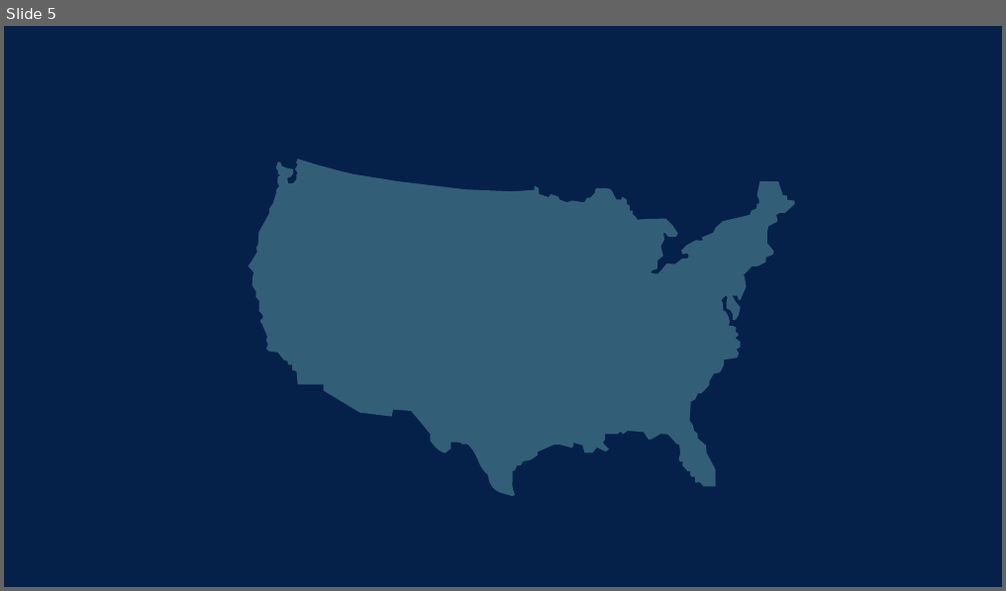
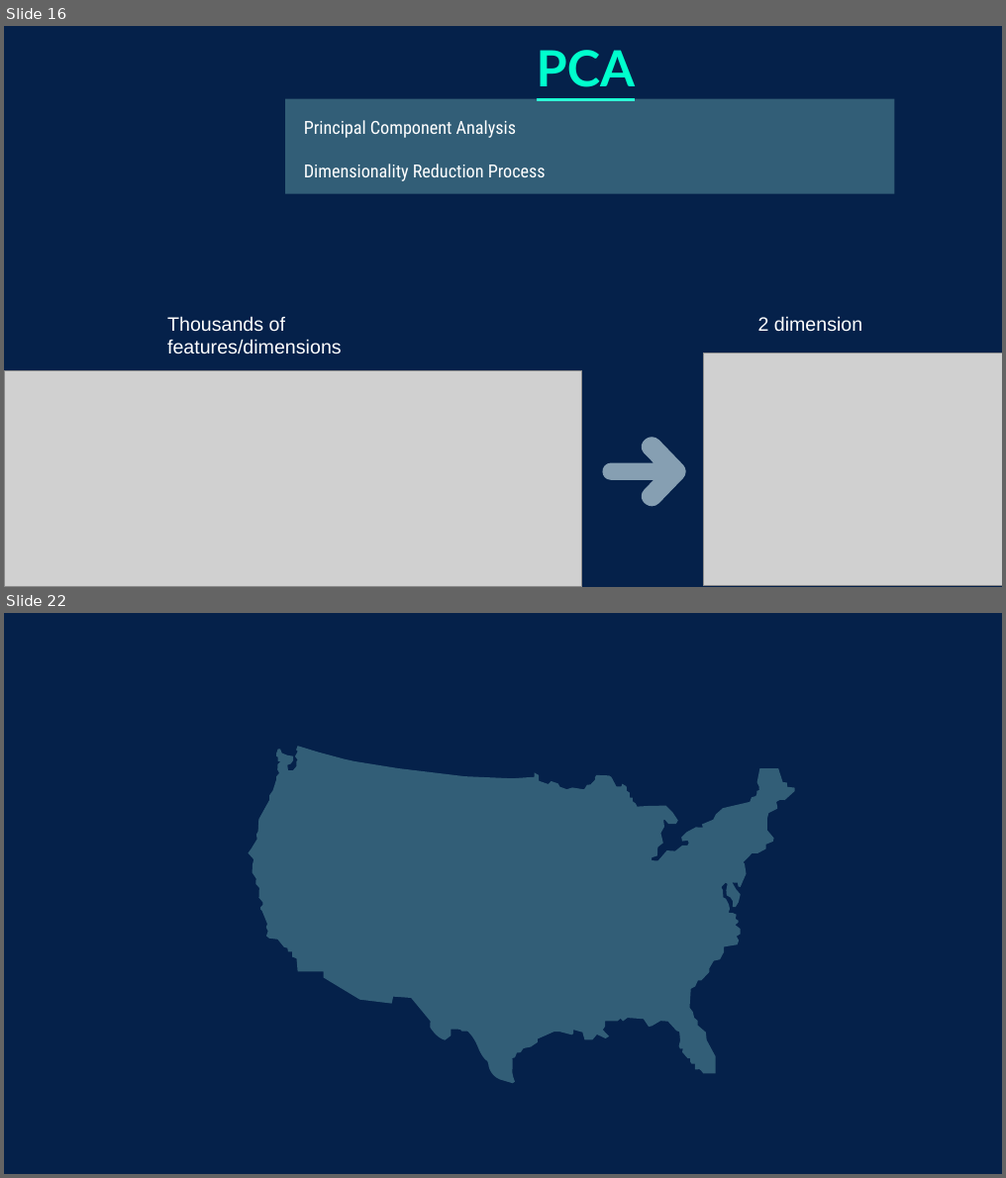
Before and after one commit to boohooo/AirBnB, a slide deck: PPT/AirBB Recommender.pptx. Shown one above the other, each under a label of ours: slide 5 before the commit, slides 16 and 22 after it; the slides between them are not shown. The pictures are 1006x591 and 1006x1178 pixels, drawn with LibreOffice and Linux fonts; fonts in the diff are those of the drawing; grey boxes stand for pictures; background and template pictures are left out. Boxes give left, top, right and bottom in pixels: in the first picture for what was removed or moved away, otherwise in the second. Text is boxed around its words. In the diff, an @@ line names an element or a change of style, - is before the commit and + after.

```diff
--- a/PPT/AirBB Recommender.pptx
+++ b/PPT/AirBB Recommender.pptx
@@ slide 16 added at bbox=[4, 26, 1002, 587], background picture (left out) @@
@@ title added at bbox=[537, 50, 635, 87], 36 pt, text #00FFCD, bold, underline @@
+PCA
@@ snip rect added at bbox=[285, 99, 894, 194], fill #AAFFEE at 28% opacity @@
@@ subtitle added at bbox=[304, 120, 546, 181], 13 pt, text #FFFFFF @@
+Principal Component Analysis
+Dimensionality Reduction Process
@@ text added at bbox=[167, 316, 342, 355], 14 pt, text #FFFFFF @@
+Thousands of features/dimensions
@@ text added at bbox=[758, 316, 862, 332], 14 pt, text #FFFFFF @@
+2 dimension
@@ picture added at bbox=[4, 372, 582, 587] @@
@@ picture added at bbox=[704, 354, 1002, 585] @@
@@ freeform shape added at bbox=[600, 437, 685, 507], fill #869FB2 @@
@@ what was slide 5 is now slide 22 @@
```
Also in this commit, not shown: 2 slides changed, 19 other slides added, 1 slide removed.
